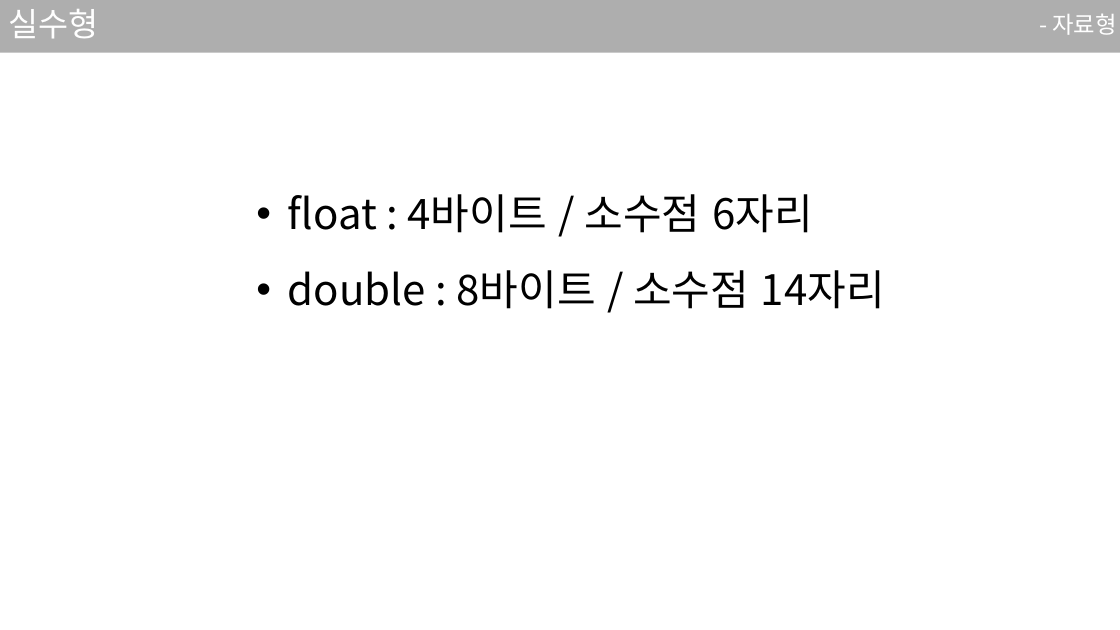
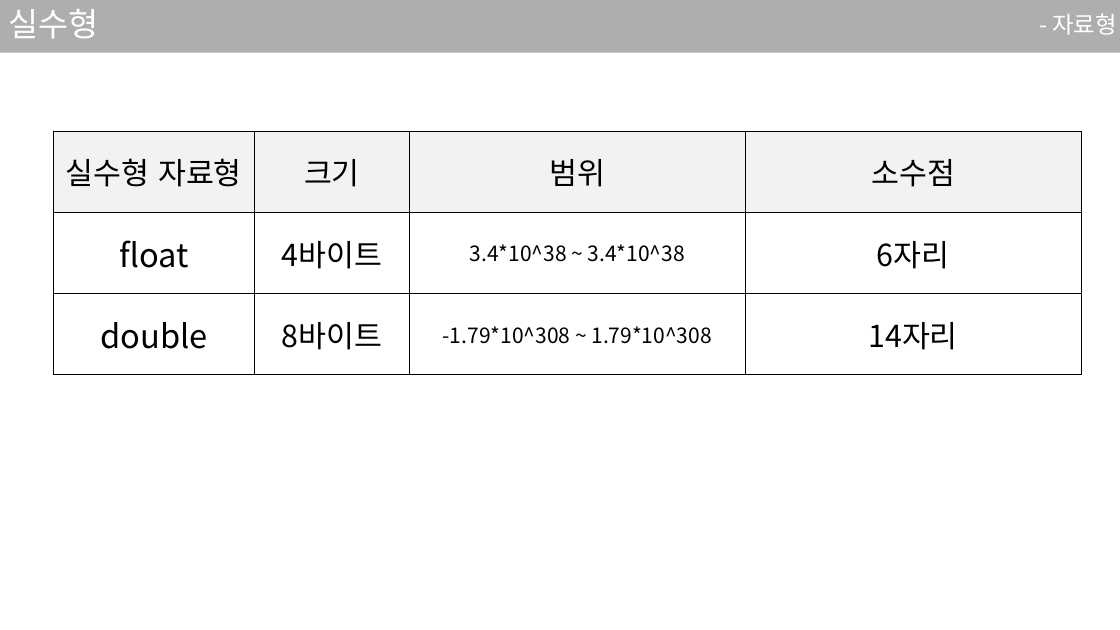
Before and after one commit to sjsjsj1246/EC_C_Language_Study, a slide deck: slide 23 of ppt/2강.pptx. Drawn at 1120x630 pixels with LibreOffice and Linux fonts; fonts in the diff are those of the drawing. Boxes give left, top, right and bottom in pixels: in the first picture for what was removed or moved away, otherwise in the second. Text is boxed around its words. In the diff, an @@ line names an element or a change of style, - is before the commit and + after.

```diff
--- a/ppt/2강.pptx
+++ b/ppt/2강.pptx
@@ table added at [54, 131, 1081, 375], 3 rows, 4 columns @@
+실수형 자료형 | 크기 | 범위 | 소수점
+float | 4바이트 | 3.4*10^38 ~ 3.4*10^38 | 6자리
+double | 8바이트 | -1.79*10^308 ~ 1.79*10^308 | 14자리
@@ text removed at [288, 194, 885, 309] @@
-• float : 4바이트 / 소수점 6자리
-• double : 8바이트 / 소수점 14자리
```
Also in this commit, not shown: 5 other slides changed, 3 other files.
